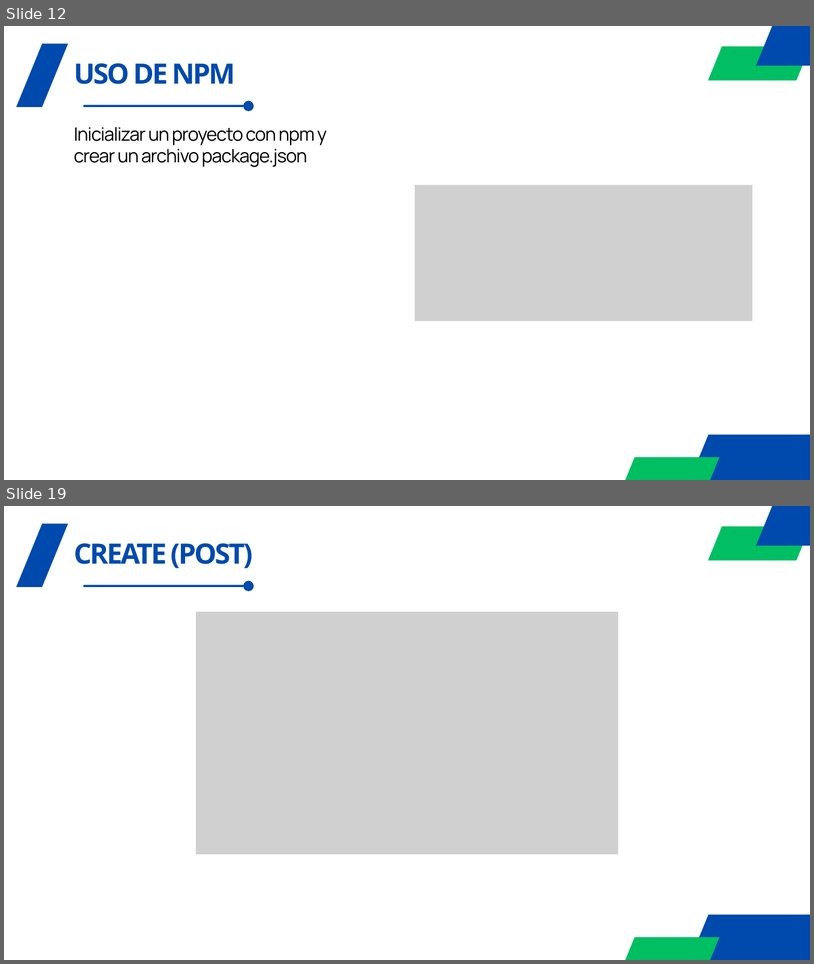
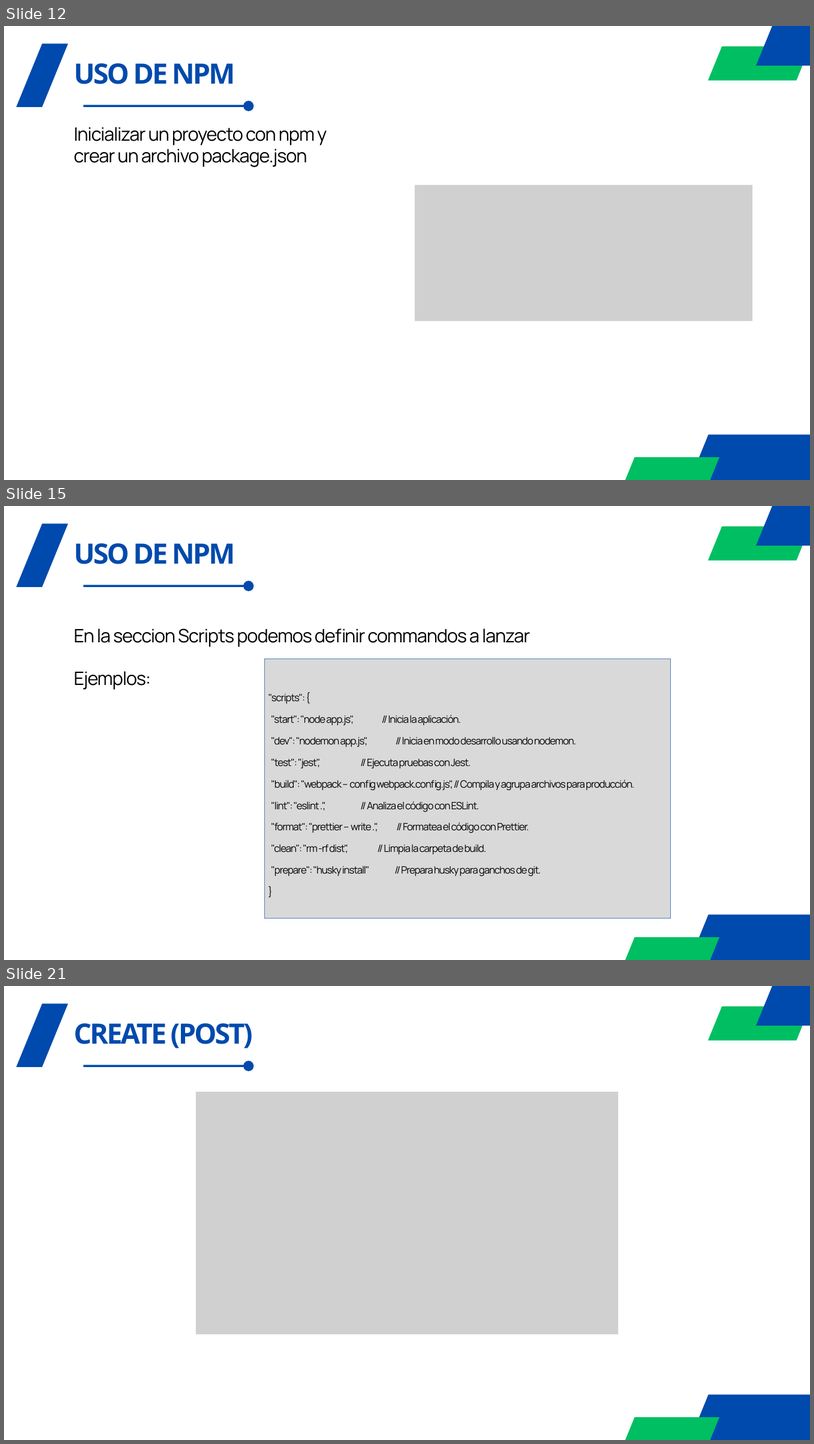
Before and after one commit to agorosti/programacion-servidores-web, a slide deck: Temario/Tema 8/08.- Tema 8 - Fundamentos NodeJS.pptx. Shown one above the other, each under a label of ours: slides 12 and 19 before the commit, slides 12, 15 and 21 after it; the slides between them are not shown. The pictures are 814x964 and 814x1444 pixels, drawn with LibreOffice and Linux fonts; fonts in the diff are those of the drawing; grey boxes stand for pictures. Boxes give left, top, right and bottom in pixels: in the first picture for what was removed or moved away, otherwise in the second. Text is boxed around its words. In the diff, an @@ line names an element or a change of style, - is before the commit and + after.

Commit message:
Modificaciones en tema 8.  Nuevo codigo ejemplo

```diff
--- a/Temario/Tema 8/08.- Tema 8 - Fundamentos NodeJS.pptx
+++ b/Temario/Tema 8/08.- Tema 8 - Fundamentos NodeJS.pptx
@@ slide 15 added at (4, 506, 810, 960), background #FFFFFF @@
@@ freeform shape added at (759, 506, 810, 543), fill #004AAD, outline #004AAD 7.5 pt @@
@@ freeform shape added at (16, 524, 68, 587), fill #004AAD @@
@@ freeform shape added at (711, 529, 807, 558), fill #00BF63, outline #00BF63 7.5 pt @@
@@ text added at (74, 543, 236, 564), 50 pt, text #004AAD, bold @@
+USO DE NPM
@@ arrow added from (83, 586) to (249, 586), #004AAD 3.75 pt @@
@@ text added at (74, 628, 530, 690), 32.9 pt, text #000000 @@
+En la seccion Scripts podemos definir commandos a lanzar
+Ejemplos:
@@ rectangle added at (264, 658, 671, 918), fill #D9D9D9, outline #4F81BD 0.75 pt, 18 pt, text #000000 @@
+"scripts": {
+"start": "node app.js", // Inicia la aplicación.
+"dev": "nodemon app.js", // Inicia en modo desarrollo usando nodemon.
+"test": "jest", // Ejecuta pruebas con Jest.
+"build": "webpack --config webpack.config.js", // Compila y agrupa archivos para producción.
+"lint": "eslint .", // Analiza el código con ESLint.
+"format": "prettier --write .", // Formatea el código con Prettier.
+"clean": "rm -rf dist", // Limpia la carpeta de build.
+"prepare": "husky install" // Prepara husky para ganchos de git.
+}
@@ freeform shape added at (690, 914, 810, 959), fill #004AAD @@
@@ freeform shape added at (626, 937, 720, 960), fill #00BF63 @@
@@ what was slide 19 is now slide 21 @@
```
Also in this commit, not shown: 5 slides changed, 6 other slides added, 1 slide removed, 12 other files.
